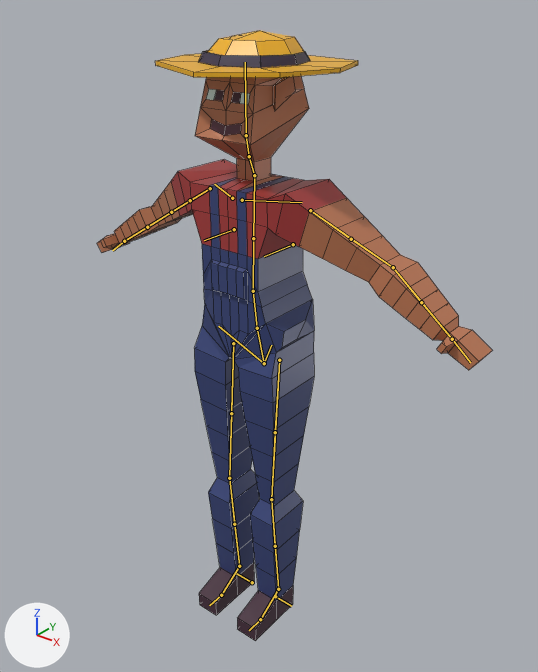
Two versions of the Blender file gfx_work/characters.blend, one commit apart.
One viewpoint serves both versions: a 50 mm camera at (1.41, -1.68, 2.2) aimed at (0.07, -0.01, 1.16). Every picture has the same lights, and +X, +Y and +Z are marked at lower left. The bones that bend it are drawn over the model as lines. Mesh edges are drawn as thin lines.

Objects in the first picture: 'farmer'.
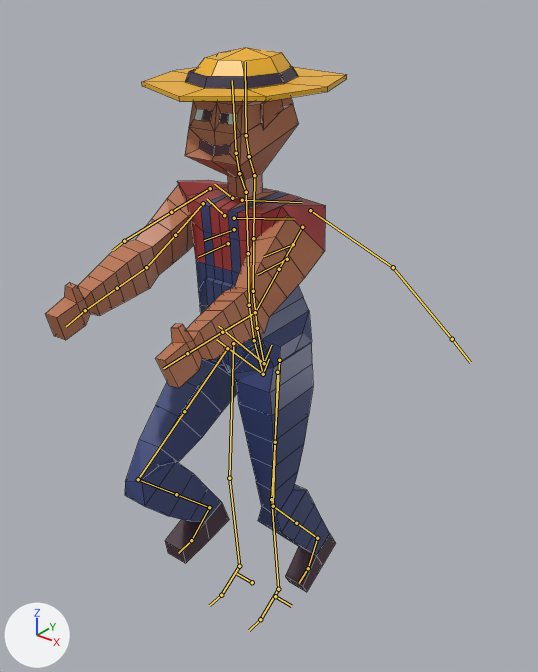
The newer file adds an action. The first version stands in its rest pose; the second is drawn at frame 10 of the action 'carry-loop.001'.

Pixel boxes [x1, y1, x2, y2] of what changed, in the pictures (538 x 672 px):
'farmer', posed (23% narrower, 11% shorter): before [97, 30, 492, 641]; after [45, 48, 347, 592]

What the commit changed:
Bone 'upper_arm_fk.L' (bone_upper_arm_fk_l) turns from (0, 0, 0) to (71, 15, -36) degrees about its own x, y and z.
Bone 'forearm_fk.L' (bone_forearm_fk_l) turns from (0, 0, 0) to (13, 4, 15) degrees about its own x, y and z.
Bone 'upper_arm_fk.R' (bone_upper_arm_fk_r) turns from (0, 0, 0) to (81, -6, 40) degrees about its own x, y and z.
Bone 'thigh_ik.R' (bone_thigh_ik_r) moves from (0.0, 0.0, 0.0) to (0.0, -0.034, -0.024).
Bone 'torso' (bone_torso) moves from (0.0, 0.0, 0.0) to (0.0, -0.01, -0.039).
Bone 'torso' (bone_torso) turns from (0, 0, 0) to (3, 0, 0) degrees about its own x, y and z.
Bone 'foot_ik.L' (bone_foot_ik_l) moves from (0.0, 0.0, 0.0) to (0.0, 0.255, 0.075).
Bone 'foot_ik.L' (bone_foot_ik_l) turns from (0, 0, 0) to (29, 0, 0) degrees about its own x, y and z.
Bone 'foot_ik.R' (bone_foot_ik_r) moves from (0.0, 0.0, 0.0) to (0.0, -0.155, 0.387).
Bone 'foot_ik.R' (bone_foot_ik_r) turns from (0, 0, 0) to (9, 0, 0) degrees about its own x, y and z.
